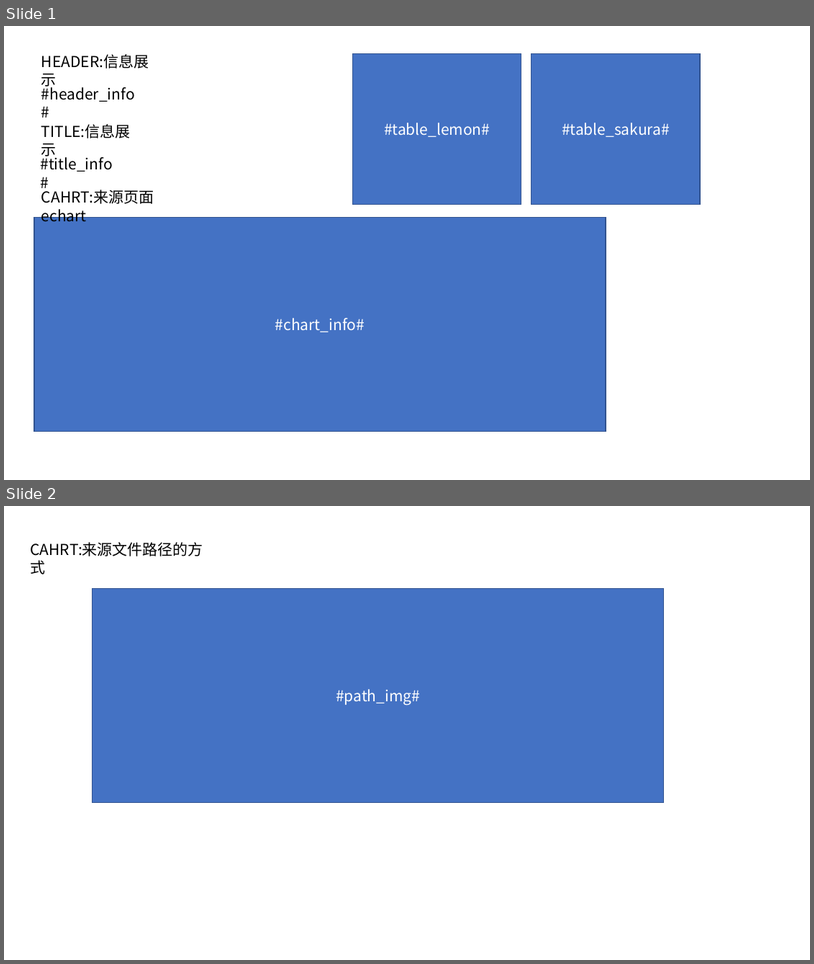
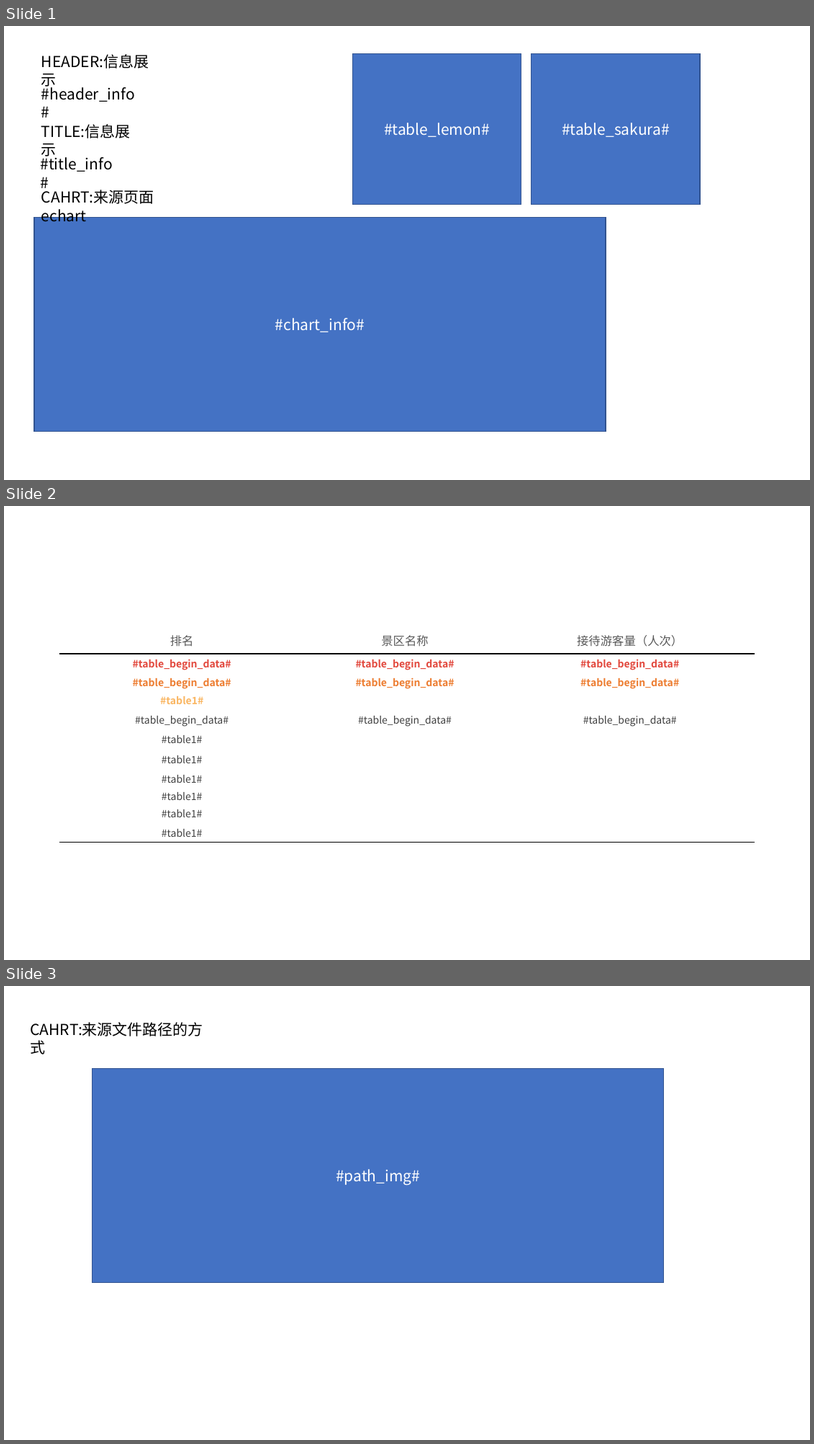
Before and after one commit to licunzhi/spring_demo_ppt, a slide deck: src/main/resources/pptModel/template.pptx. Shown one above the other, each under a label of ours: slides 1 and 2 before the commit, slides 1, 2 and 3 after it. The pictures are 814x964 and 814x1444 pixels, drawn with LibreOffice and Linux fonts; fonts in the diff are those of the drawing. Boxes give left, top, right and bottom in pixels: in the first picture for what was removed or moved away, otherwise in the second. Text is boxed around its words. In the diff, an @@ line names an element or a change of style, - is before the commit and + after.

```diff
--- a/src/main/resources/pptModel/template.pptx
+++ b/src/main/resources/pptModel/template.pptx
@@ slide 2 added at [4, 506, 810, 960], background #FFFFFF @@
@@ table added at [59, 627, 755, 842], 11 rows, 3 columns @@
+排名 | 景区名称 | 接待游客量（人次）
+#table_begin_data# | #table_begin_data# | #table_begin_data#
+#table_begin_data# | #table_begin_data# | #table_begin_data#
+#table1# |  | 
+#table_begin_data# | #table_begin_data# | #table_begin_data#
+#table1# |  | 
+#table1# |  | 
+#table1# |  | 
+#table1# |  | 
+#table1# |  | 
+#table1# |  | 
@@ what was slide 2 is now slide 3 @@
```
Also in this commit, not shown: 1 slide changed, 2 other files.
